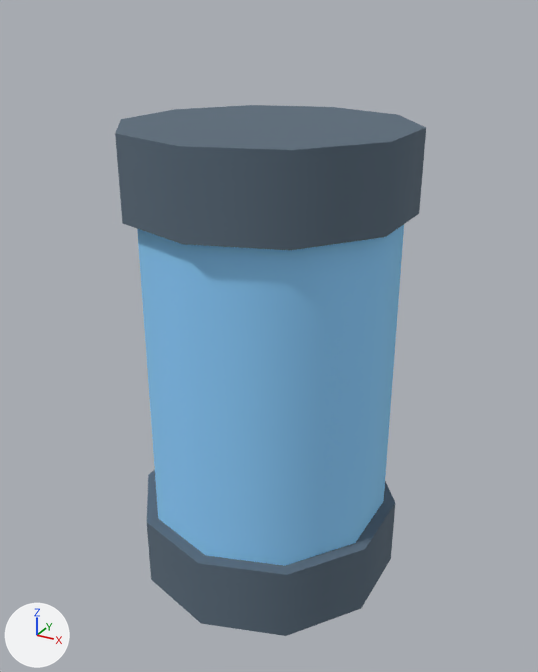
Before and after pictures for a commit that changed the Blender file assets_src/baus_coletaveis/celula_escudo_p_01.blend.
The view is the same before and after, from a 50 mm camera at (0.132, -0.239, 0.222) aimed at (0.001, -0.001, 0.103). Arrows for +X, +Y and +Z are at lower left; the lights stay in place. The picture after the commit comes second.

Script lines for the objects in view, before the commit:
```python
me_celula_escudo_p_01 = bpy.data.meshes.new('celula_escudo_p_01')
me_celula_escudo_p_01.from_pydata(...)  # a 10-sided cylinder along z spanning x -0.048..0.048, y -0.05..0.05, z 0.02..0.16; a 10-sided cylinder along z spanning x -0.052..0.052, y -0.055..0.055, z 0.0..0.03; a 10-sided cylinder along z spanning x -0.052..0.052, y -0.055..0.055, z 0.155..0.185
me_celula_escudo_p_01.polygons.foreach_set('use_smooth', [True] * 36)
me_celula_escudo_p_01.materials.append(mat_m_paleta_ventania)  # picture img_paleta_ventania_png
ob_celula_escudo_p_01 = bpy.data.objects.new('celula_escudo_p_01', me_celula_escudo_p_01)
ob_celula_escudo_p_01.location = (0.0, 0.0, 0.0)
```
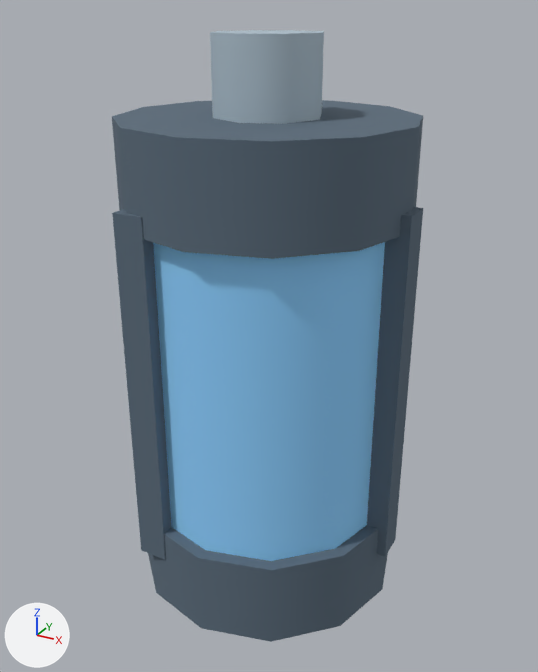
Edits to the scene script, one JSON object a line:
```json
{"block": "me_celula_escudo_p_01", "where": "# used by ob_celula_escudo_p_01; location = (0.0, 0.0, 0.0)"}
{"op": "remove", "block": "me_celula_escudo_p_01", "code": "me_celula_escudo_p_01.from_pydata(...)  # 60 vertices, 36 faces; spans x -0.052..0.052, y -0.055..0.055, z 0.0..0.185"}
{"op": "add", "block": "me_celula_escudo_p_01", "code": "me_celula_escudo_p_01.from_pydata(...)  # 152 vertices, 106 faces; spans x -0.055..0.057, y -0.055..0.055, z -0.002..0.215"}
{"block": "me_celula_escudo_p_01", "change": "me_celula_escudo_p_01 part 1: a new loose piece, a 12-sided cylinder along z spanning x -0.055..0.055, y -0.055..0.055, z -0.002..0.032, in mat_m_paleta_ventania (picture img_paleta_ventania_png)"}
{"block": "me_celula_escudo_p_01", "change": "me_celula_escudo_p_01 part 2: a new loose piece, a 12-sided cylinder along z spanning x -0.055..0.055, y -0.055..0.055, z 0.153..0.188, in mat_m_paleta_ventania (picture img_paleta_ventania_png)"}
{"block": "me_celula_escudo_p_01", "change": "me_celula_escudo_p_01 part 3: a new loose piece, an 8-sided cylinder along z spanning x -0.02..0.02, y -0.02..0.02, z 0.185..0.215, in mat_m_paleta_ventania (picture img_paleta_ventania_png)"}
{"block": "me_celula_escudo_p_01", "change": "me_celula_escudo_p_01 part 4: a new loose piece, a box spanning x 0.045..0.057, y -0.006..0.006, z 0.02..0.16, in mat_m_paleta_ventania (picture img_paleta_ventania_png)"}
{"block": "me_celula_escudo_p_01", "change": "me_celula_escudo_p_01 part 5: a new loose piece, a box spanning x -0.032..-0.019, y -0.05..-0.038, z 0.02..0.16, in mat_m_paleta_ventania (picture img_paleta_ventania_png)"}
{"block": "me_celula_escudo_p_01", "change": "me_celula_escudo_p_01 part 6"}
{"block": "me_celula_escudo_p_01", "change": "56 vertices are removed from x -0.052..0.052, y -0.055..0.055, z 0.0..0.185"}
{"block": "me_celula_escudo_p_01", "change": "36 faces are deleted"}
{"block": "me_celula_escudo_p_01", "change": "10 vertices are added at x -0.05..0.05, y -0.043..0.043, z 0.02"}
{"block": "me_celula_escudo_p_01", "change": "10 new vertices lie (0.0, 0.0, 0.14) away from vertices in x -0.05..0.05, y -0.043..0.043, z 0.02"}
{"block": "me_celula_escudo_p_01", "change": "14 new faces join them"}
{"block": "me_celula_escudo_p_01", "change": "other edits to the shape of me_celula_escudo_p_01 do not show in these pictures"}
```

Where the change shows, as pixel boxes [x1, y1, x2, y2] in the pictures (538 x 672 px):
```json
{"object": "celula_escudo_p_01", "change": "reshaped", "before": [115, 105, 426, 636], "after": [112, 30, 423, 642], "on screen": "15% taller"}
{"part": 1, "of": "me_celula_escudo_p_01", "change": "added", "after": [148, 525, 388, 642], "on screen": "blue"}
{"part": 2, "of": "me_celula_escudo_p_01", "change": "added", "after": [112, 100, 423, 259], "on screen": "blue"}
{"part": 3, "of": "me_celula_escudo_p_01", "change": "added", "after": [210, 30, 324, 124]}
{"part": 4, "of": "me_celula_escudo_p_01", "change": "added", "after": [367, 207, 423, 557], "on screen": "blue"}
{"part": 5, "of": "me_celula_escudo_p_01", "change": "added", "after": [112, 209, 171, 560], "on screen": "blue"}
{"part": 6, "of": "me_celula_escudo_p_01", "change": "built on", "before": [115, 105, 426, 636], "after": [153, 242, 385, 561]}
```
